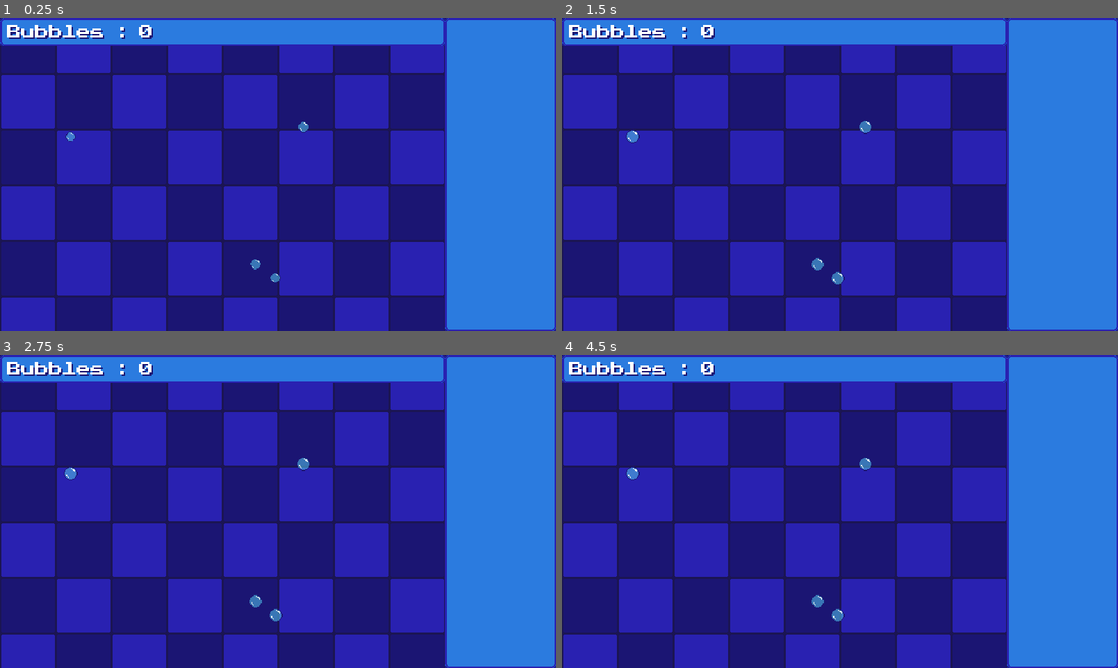
Above: before the commit, frames 1-4 (two rows, left to right).
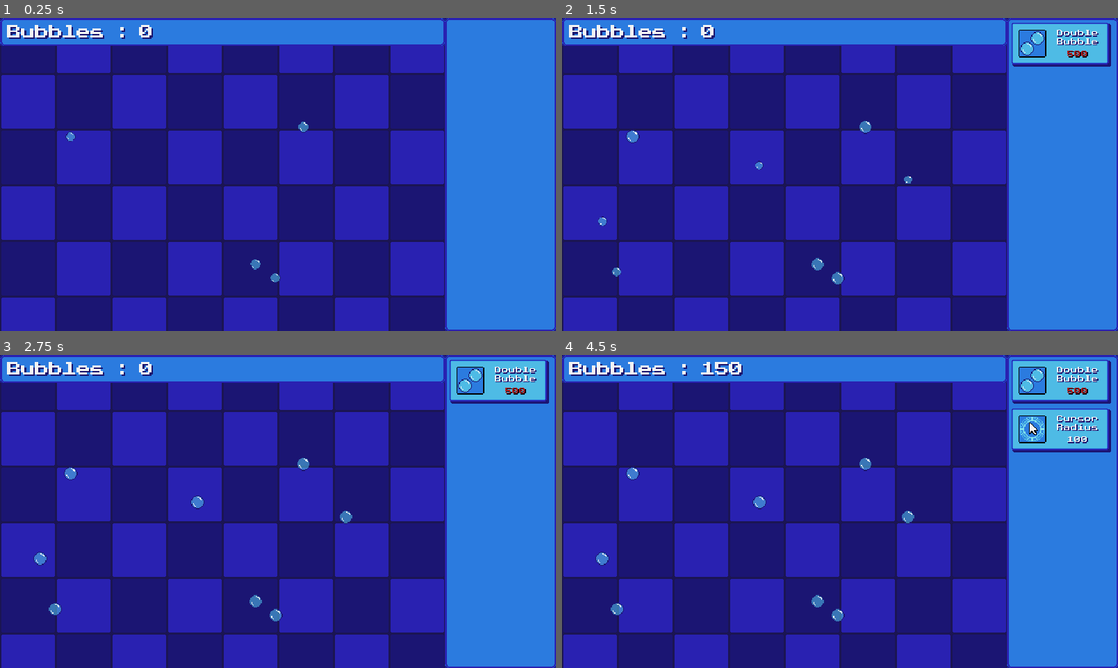
Above: after the commit, the same moments.

Repository: w00tyd00d/bubble-popper
Game: Godot game, scene res://prefabs/main.tscn
Same seed, same stepped clock (60 frames per second), same inputs: the game is played once before the commit and once after it.
Inputs (mouse positions are in pixels of both pictures, inside the frame that each line leads up to):
- Up to frame 1 (0.25 s): no input
- Up to frame 2 (1.5 s): move the mouse to (962, 158) at 0.52 s; hold Space (k_space, bound only after the commit) 0.53-1.25 s; click (1062, 46) at 1.27 s
- Up to frame 3 (2.75 s): click (500, 383) at 2.02 s
- Up to frame 4 (4.5 s): click (1062, 383) at 2.77 s; tap Enter at 3.5 s; move the mouse to (728, 527) at 3.52 s; tap Space (k_space, bound only after the commit) at 3.6, 4.25 s; move the mouse to (895, 442) at 4.27 s; hold Space (k_space, bound only after the commit) from 4.28 s (still down)

The runs differ from the first frame. In frame 2, 2.3% of the frame differs, in the area x 6-99%, y 1-83%; in frame 3, 2.5%; in frame 4, 4.9%, in the area x 6-99%, y 1-84%.

Commit message:
Added in affordability feedback; Added debug cheat in for bubbles

Diff:
--- a/prefabs/hud.tscn
+++ b/prefabs/hud.tscn
@@ -45,6 +45,7 @@
 patch_margin_bottom = 9
 
 [node name="BubblesLabel" type="Label" parent="."]
+modulate = Color(0.952941, 0.952941, 0.952941, 1)
 custom_minimum_size = Vector2(0, 16)
 offset_left = 8.0
 offset_top = 8.0
@@ -65,6 +66,7 @@
 text = "Bubbles :"
 
 [node name="BubblesCount" type="Label" parent="."]
+modulate = Color(0.952941, 0.952941, 0.952941, 1)
 custom_minimum_size = Vector2(0, 16)
 offset_left = 160.0
 offset_top = 8.0
--- a/prefabs/main.tscn
+++ b/prefabs/main.tscn
@@ -10,4 +10,4 @@
 [node name="World" parent="." instance=ExtResource("1_wmafp")]
 
 [node name="CursorArea" parent="." instance=ExtResource("3_jflnv")]
-position = Vector2(-56, -48)
+position = Vector2(-16, -17)
--- a/prefabs/shop_button.tscn
+++ b/prefabs/shop_button.tscn
@@ -9,6 +9,7 @@
 custom_minimum_size = Vector2(115, 54)
 offset_right = 115.0
 offset_bottom = 54.0
+focus_mode = 0
 texture_normal = ExtResource("1_du6ki")
 texture_pressed = ExtResource("2_eo3gn")
 script = ExtResource("3_eo3gn")
--- a/project.godot
+++ b/project.godot
@@ -49,6 +49,14 @@
 theme/custom_font="uid://ch7jpxnip4wwh"
 theme/default_font_antialiasing=0
 
+[input]
+
+k_space={
+"deadzone": 0.2,
+"events": [Object(InputEventKey,"resource_local_to_scene":false,"resource_name":"","device":-1,"window_id":0,"alt_pressed":false,"shift_pressed":false,"ctrl_pressed":false,"meta_pressed":false,"pressed":false,"keycode":0,"physical_keycode":32,"key_label":0,"unicode":32,"location":0,"echo":false,"script":null)
+]
+}
+
 [rendering]
 
 textures/canvas_textures/default_texture_filter=0
--- a/scripts/game_state.gd
+++ b/scripts/game_state.gd
@@ -2,6 +2,8 @@
 
 signal update_bubble_count(num: int)
 signal update_shop_button(name: ShopButton.Id)
+
+signal check_afforability
 
 signal double_bubble_pressed
 signal cursor_radius_pressed
@@ -24,6 +26,8 @@
         bubble_count = num
 
         update_bubble_count.emit(bubble_count)
+        check_afforability.emit()
+
         _check_for_bubble_count_unlocks()
 
 var cursor_radius_level := 0
--- a/scripts/main.gd
+++ b/scripts/main.gd
@@ -2,6 +2,11 @@
 
 @onready var world := $World as World
 
+func _input(event: InputEvent) -> void:
+    if event.is_action_pressed(&"k_space"):
+        GameState.bubble_count += 50
+
+
 func _ready() -> void:
     GameState.world = world
     world.bubble_container.update()
--- /dev/null
+++ b/scripts/palette.gd
@@ -0,0 +1,5 @@
+class_name Palette extends RefCounted
+
+const RED := Color("b31f1f")
+const WHITE := Color("f3f3f3")
+const GRAY := Color("5f5f5f")
--- a/scripts/shadow_label.gd
+++ b/scripts/shadow_label.gd
@@ -4,6 +4,10 @@
 
 @onready var shadow := $Shadow as Label
 
+func _ready() -> void:
+    modulate = Palette.WHITE
+
+
 func set_string(string: String) -> void:
     text = string
     shadow.text = string
--- a/scripts/shop_button.gd
+++ b/scripts/shop_button.gd
@@ -16,15 +16,15 @@
 @export var level := -1 :
     set(num):
         level = maxi(-1, num)
-        if cost:
+        if cost_label:
             var _cost := get_cost()
-            cost.set_string("MAX" if _cost == -1 else str(_cost))
+            cost_label.set_string("MAX" if _cost == -1 else str(_cost))
 
 var label : String :
     set(string):
         label = string
-        if label_name:
-            label_name.set_string(string)
+        if name_label:
+            name_label.set_string(string)
 
 var texture : Texture2D :
     set(img):
@@ -39,22 +39,26 @@
 
 @onready var display := $Display as Control
 
-@onready var label_name := %Name as ShadowLabel
-@onready var cost := %Cost as ShadowLabel
+@onready var name_label := %Name as ShadowLabel
+@onready var cost_label := %Cost as ShadowLabel
 @onready var icon := %Icon as TextureRect
 
 
 func _ready() -> void:
     button_down.connect(func() -> void:
         display.position = Vector2(4,4)
-        check_for_payment()
+        _check_for_payment()
     )
 
     button_up.connect(func() -> void:
         display.position = Vector2()
     )
 
-    label_name.set_string(label)
+    GameState.check_afforability.connect(func():
+        _check_if_affordable()
+    , ConnectFlags.CONNECT_DEFERRED)
+
+    name_label.set_string(label)
     icon.texture = texture
 
 
@@ -68,10 +72,23 @@
     show()
     level += lvl_up
     var _cost := get_cost()
-    cost.set_string("MAX" if _cost == -1 else str(_cost))
+    cost_label.set_string("MAX" if _cost == -1 else str(_cost))
 
 
-func check_for_payment() -> void:
+func _check_if_affordable() -> void:
+    var _cost := get_cost()
+
+    if _cost == -1:
+        cost_label.modulate = Palette.GRAY
+
+    elif _cost <= GameState.bubble_count:
+        cost_label.modulate = Palette.WHITE
+
+    else:
+        cost_label.modulate = Palette.RED
+
+
+func _check_for_payment() -> void:
     var _cost := get_cost()
     if _cost == -1: return
 
@@ -90,8 +107,8 @@
     label = meta.label
     texture = meta.icon
 
-    # label_name.set_string(meta["label"])
+    # name_label.set_string(meta["label"])
     # icon.texture = meta.icon
 
-    if cost:
+    if cost_label:
         update_level()
Not shown, added: scripts/palette.gd.uid
